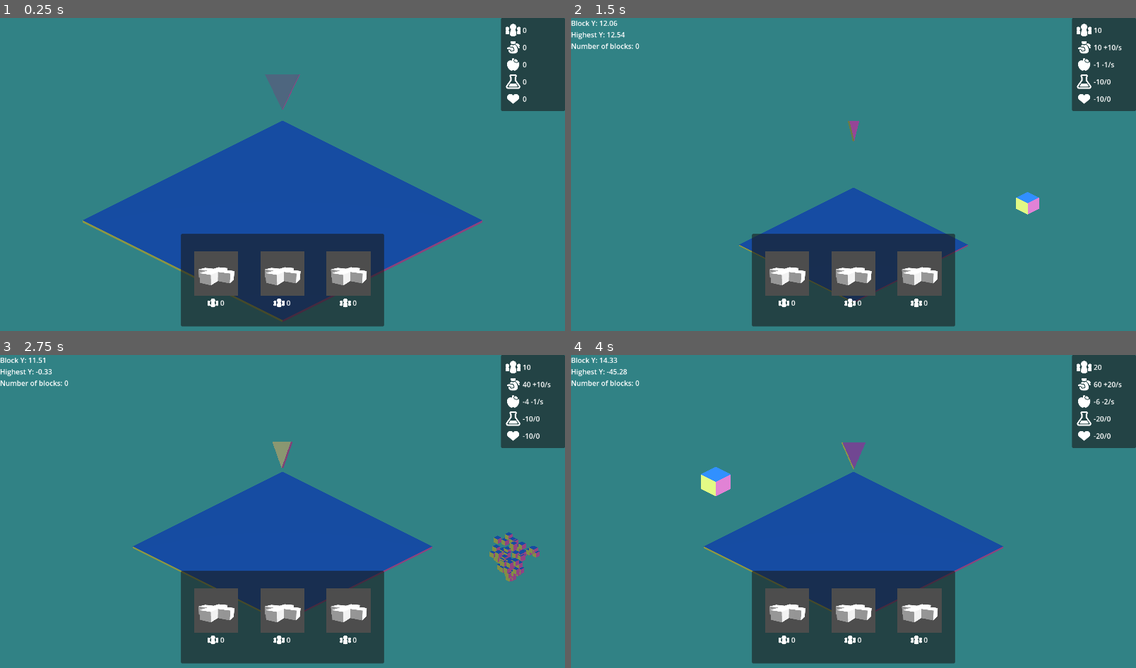
Above: before the commit, frames 1-4 (two rows, left to right).
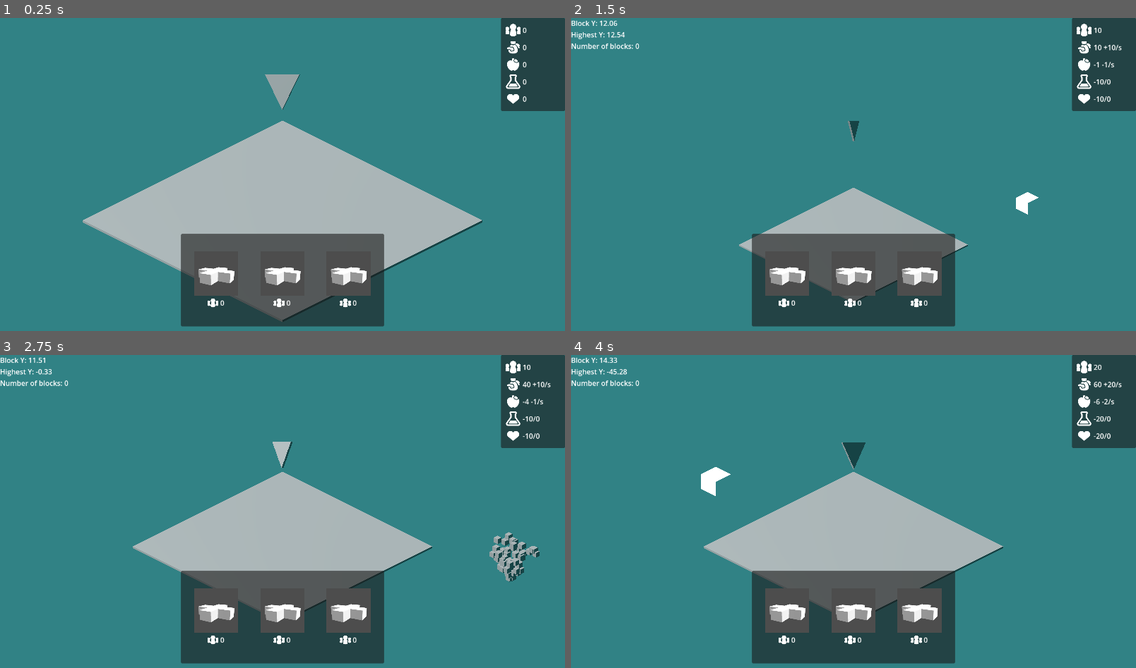
Above: after the commit, the same moments.

Repository: dream-team-reborn/godot-wild-jam-73
Game: Godot game, scene res://scenes/game.tscn
Same seed, same stepped clock (60 frames per second), same inputs: the game is played once before the commit and once after it. The engine's default icon, where the game draws it, is replaced by a stand-in: a white triangle on a blue panel in a dark square.
Inputs (mouse positions are in pixels of both pictures, inside the frame that each line leads up to):
- Up to frame 1 (0.25 s): no input
- Up to frame 2 (1.5 s): move the mouse to (977, 161) at 0.52 s; hold Right (move_right) 0.53-1.25 s; hold Space (confirm) 0.53-1.25 s; click (977, 161) at 0.67 s; drag from (740, 193) to (825, 240) at 1.27 s
- Up to frame 3 (2.75 s): move the mouse to (339, 442) at 2.02 s; hold Right (move_right) from 2.03 s (still down); hold Space (confirm) from 2.03 s (still down)
- Up to frame 4 (4 s): release Right (move_right) at 2.75 s; release Space (confirm) at 2.75 s; drag from (825, 577) to (684, 464) at 2.77 s; move the mouse to (1023, 561) at 3.52 s; hold Left (move_left) from 3.53 s (still down); hold Space (confirm) from 3.53 s (still down)

The runs differ from the first frame. In frame 1, 20% of the frame differs, in the area x 14-86%, y 18-98%; in frame 2, 5.8%; in frame 3, 13%; in frame 4, 13%.

Commit message:
new light

Diff:
--- a/scenes/game.tscn
+++ b/scenes/game.tscn
@@ -58,17 +58,10 @@
 camera_attributes = SubResource("CameraAttributesPhysical_fnq3s")
 compositor = SubResource("Compositor_3uttq")
 
-[node name="DirectionalLight3D2" type="DirectionalLight3D" parent="."]
-transform = Transform3D(-0.707107, 0, 0.707107, 0, 1, 0, -0.707107, 0, -0.707107, 0, 7.93203, 0)
-light_color = Color(1, 0, 0.8, 1)
-
-[node name="DirectionalLight3D" type="DirectionalLight3D" parent="."]
-transform = Transform3D(1, 0, 0, 0, -4.37114e-08, 1, 0, -1, -4.37114e-08, 0, 7.93203, 0)
-light_color = Color(0, 0.25, 1, 1)
-
-[node name="DirectionalLight3D3" type="DirectionalLight3D" parent="."]
-transform = Transform3D(0.707107, 0, -0.707107, 0, 1, 0, 0.707107, 0, 0.707107, 0, 8.86751, 10.2035)
-light_color = Color(1, 1, 0, 1)
+[node name="NormalLight" type="DirectionalLight3D" parent="."]
+transform = Transform3D(0.707107, 0.5, -0.5, 0, 0.707107, 0.707107, 0.707107, -0.5, 0.5, 0, 0, 0)
+light_color = Color(0.98, 0.992667, 1, 1)
+light_energy = 2.0
 
 [node name="Camera3D" type="Camera3D" parent="."]
 unique_name_in_owner = true
